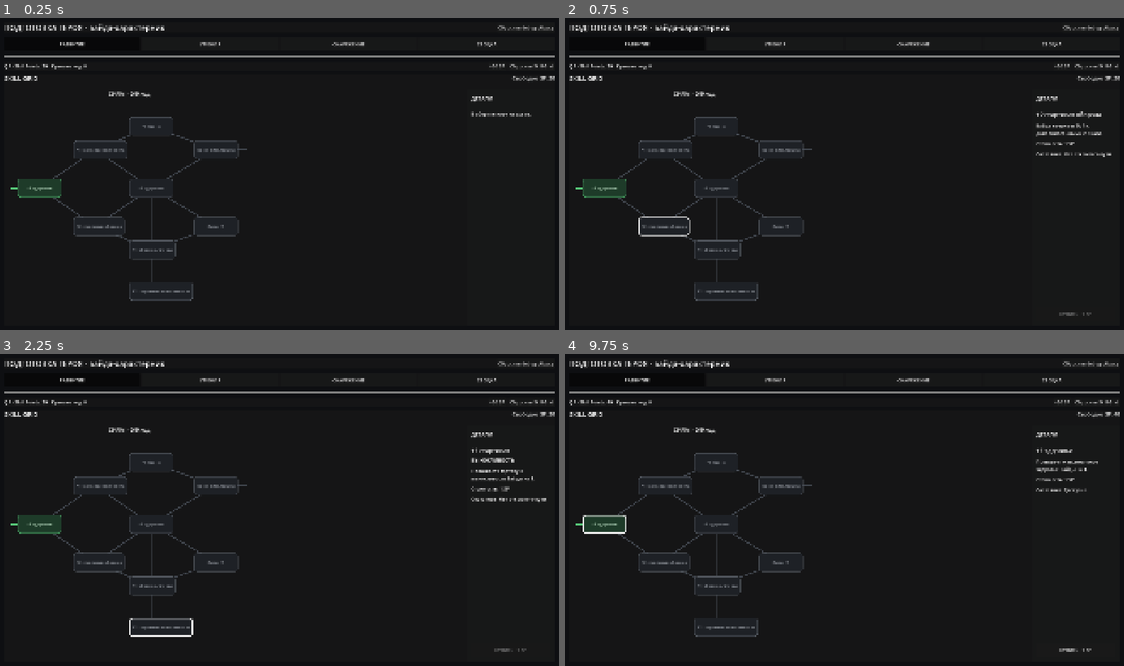
Above: before the commit, frames 1-4 (two rows, left to right).
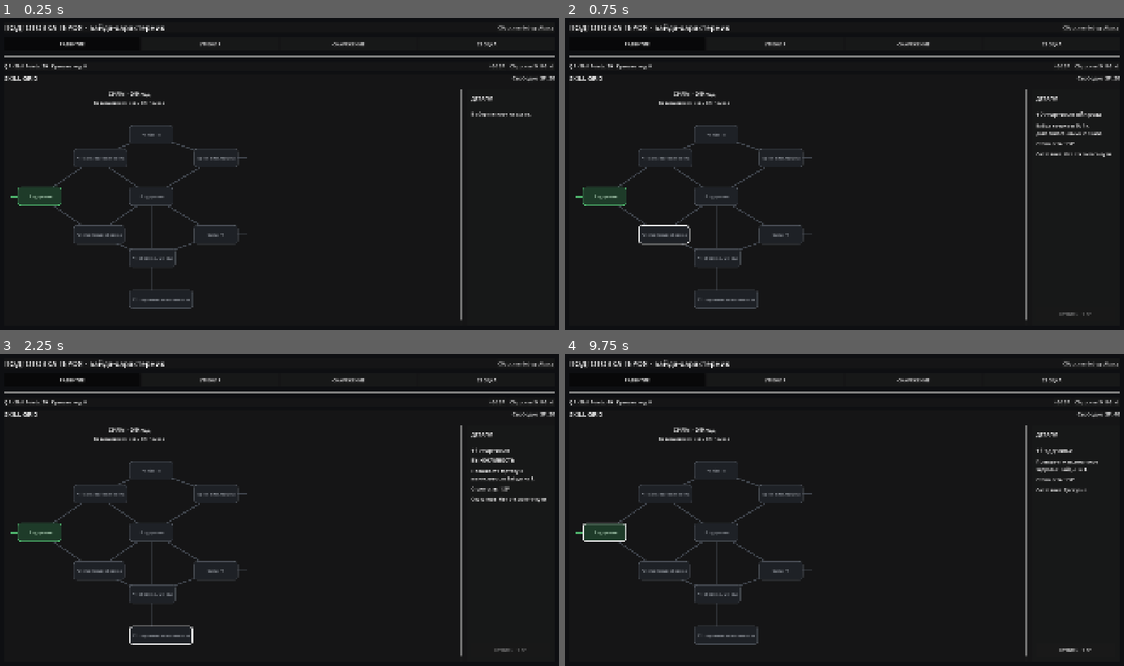
Above: after the commit, the same moments.

Repository: DanilNikolin/kleynod-steppe-frontier
Game: Godot game, scene res://scenes/debug/bayda_strength_1_skill_grid_sandbox.tscn
The game is run twice, just before and just after one commit, with the same random seed, the same clock (stepped at 60 frames per second) and the same inputs. This scene is started directly instead of the project's main scene.
Inputs:
- Up to frame 1 (0.25 s): no input
- Up to frame 2 (0.75 s): click "+2 стартовая оборона" at 0.5 s
- Up to frame 3 (2.25 s): click "+2 стартовая оборона" at 1.25 s; click "+1 стартовая выносливость" at 2 s
- Up to frame 4 (9.75 s): click "+1 стартовая выносливость" at 2.75 s; click "Сбросить debug-сборку" at 3.5 s; click "РАЗВИТИЕ" at 4.25 s; click "УМЕНИЯ" at 5 s; click "СНАРЯЖЕНИЕ" at 5.75 s; click "СВОДКА" at 6.5 s; click "Сбросить debug-сборку" at 7.25 s; click "+20 SP" at 8 s; click "Сбросить Skill Grid" at 8.75 s; click "+1 здоровье" at 9.5 s

The runs differ from the first frame. In frame 1, 2.6% of the frame differs, in the area x 1-83%, y 22-98%; in frame 2, 2.7%; in frame 3, 2.7%; in frame 4, 2.6%.

Commit message:
feat(skill_grid): add block expansion readiness

Diff:
--- /dev/null
+++ b/core/heroes/skill_grid/skill_grid_block_progress_service.gd
@@ -0,0 +1,92 @@
+class_name SkillGridBlockProgressService
+extends RefCounted
+
+
+func get_purchased_node_count(
+	block: SkillGridBlockDefinition,
+	progression: HeroProgressionState
+) -> int:
+	if (
+		block == null
+		or progression == null
+	):
+		return 0
+
+	var purchased_count := 0
+
+	for node_id in block.node_ids:
+		if progression.purchased_node_ids.has(
+			node_id
+		):
+			purchased_count += 1
+
+	return purchased_count
+
+
+func get_required_additional_node_count(
+	block: SkillGridBlockDefinition,
+	progression: HeroProgressionState
+) -> int:
+	if block == null:
+		return 0
+
+	return maxi(
+		0,
+		block.minimum_purchased_nodes
+			- get_purchased_node_count(
+				block,
+				progression
+			)
+	)
+
+
+func has_reached_exit(
+	block: SkillGridBlockDefinition,
+	progression: HeroProgressionState
+) -> bool:
+	if (
+		block == null
+		or progression == null
+	):
+		return false
+
+	for exit_node_id in (
+		block.exit_anchor_node_ids
+	):
+		if progression.purchased_node_ids.has(
+			exit_node_id
+		):
+			return true
+
+	return false
+
+
+func is_ready_for_expansion(
+	block: SkillGridBlockDefinition,
+	progression: HeroProgressionState
+) -> bool:
+	if (
+		block == null
+		or progression == null
+		or block.block_id == &""
+	):
+		return false
+
+	if not progression.attached_skill_block_ids.has(
+		block.block_id
+	):
+		return false
+
+	if (
+		get_purchased_node_count(
+			block,
+			progression
+		)
+		< block.minimum_purchased_nodes
+	):
+		return false
+
+	return has_reached_exit(
+		block,
+		progression
+	)
--- a/presentation/campaign/hero_preparation/hero_skill_grid_block_view.gd
+++ b/presentation/campaign/hero_preparation/hero_skill_grid_block_view.gd
@@ -10,6 +10,10 @@
 
 var purchase_service := (
 	SkillGridPurchaseService.new()
+)
+
+var block_progress_service := (
+	SkillGridBlockProgressService.new()
 )
 
 var selected_node_id: StringName = &""
@@ -240,6 +244,12 @@
 		title
 	)
 
+	column.add_child(
+		_create_block_progress_label(
+			block
+		)
+	)
+
 	var graph := SkillGridGraphView.new()
 
 	graph.bind(
@@ -261,6 +271,92 @@
 	)
 
 	return column
+
+
+func _create_block_progress_label(
+	block: SkillGridBlockDefinition
+) -> Label:
+	var label := Label.new()
+
+	label.horizontal_alignment = (
+		HORIZONTAL_ALIGNMENT_CENTER
+	)
+
+	label.add_theme_font_size_override(
+		"font_size",
+		14
+	)
+
+	var purchased_count := (
+		block_progress_service
+			.get_purchased_node_count(
+				block,
+				progression
+			)
+	)
+
+	var has_exit := (
+		block_progress_service
+			.has_reached_exit(
+				block,
+				progression
+			)
+	)
+
+	var is_ready := (
+		block_progress_service
+			.is_ready_for_expansion(
+				block,
+				progression
+			)
+	)
+
+	if is_ready:
+		label.text = (
+			"ГОТОВ К РАСШИРЕНИЮ"
+		)
+
+		label.add_theme_color_override(
+			"font_color",
+			Color(
+				0.93,
+				0.73,
+				0.24,
+				1.0
+			)
+		)
+
+		return label
+
+	if (
+		purchased_count
+		< block.minimum_purchased_nodes
+	):
+		if has_exit:
+			label.text = (
+				"До расширения: ноды %d/%d"
+				% [
+					purchased_count,
+					block.minimum_purchased_nodes,
+				]
+			)
+
+		else:
+			label.text = (
+				"До расширения: ноды %d/%d + выход"
+				% [
+					purchased_count,
+					block.minimum_purchased_nodes,
+				]
+			)
+
+		return label
+
+	label.text = (
+		"До расширения: достигните выхода"
+	)
+
+	return label
 
 
 func _create_details_panel() -> Control:
@@ -512,15 +608,13 @@
 func _get_purchased_count_for_block(
 	block: SkillGridBlockDefinition
 ) -> int:
-	var result := 0
-
-	for node_id in block.node_ids:
-		if progression.purchased_node_ids.has(
-			node_id
-		):
-			result += 1
-
-	return result
+	return (
+		block_progress_service
+			.get_purchased_node_count(
+				block,
+				progression
+			)
+	)
 
 
 func _on_node_selected(
Not shown, added: core/heroes/skill_grid/skill_grid_block_progress_service.gd.uid
